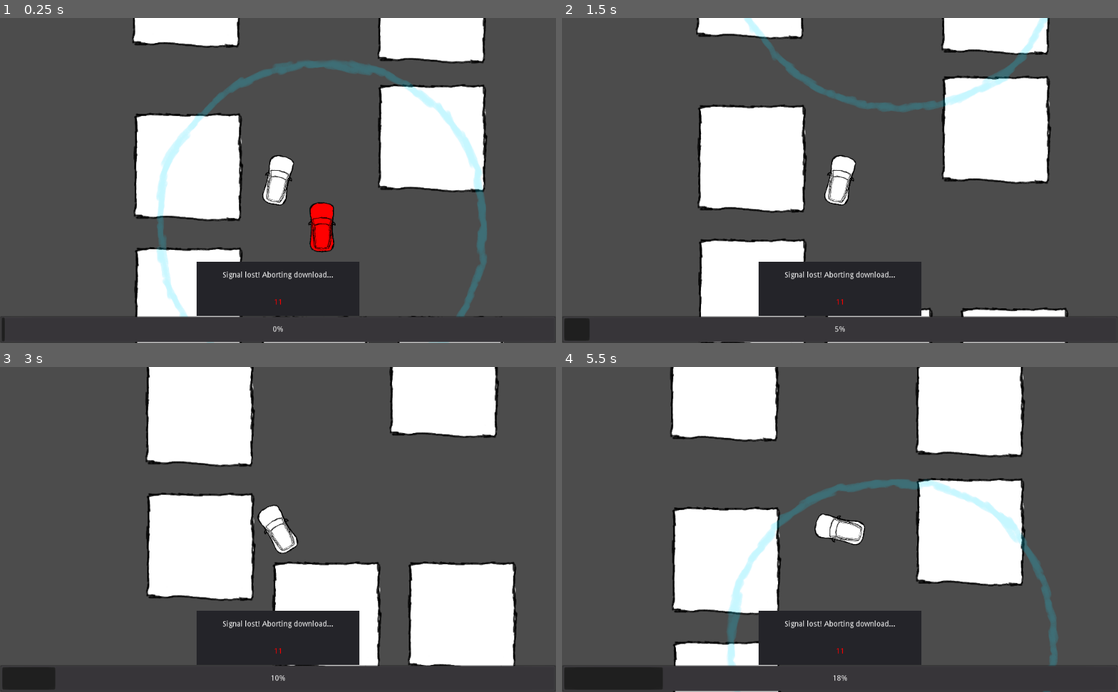
Above: before the commit, frames 1-4 (two rows, left to right).
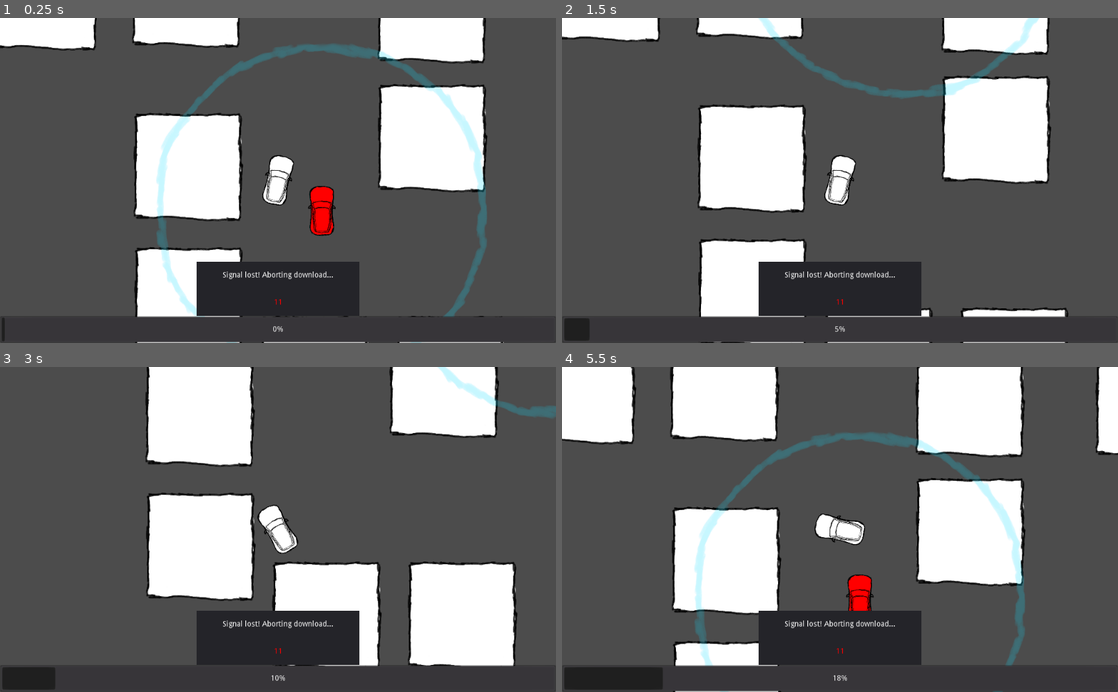
Above: after the commit, the same moments.

Repository: MilanVasko/ludum-dare-49
Game: Godot game, scene res://main.tscn
The game is run twice, just before and just after one commit, with the same random seed, the same clock (stepped at 60 frames per second) and the same inputs.
Inputs:
- Up to frame 1 (0.25 s): no input
- Up to frame 2 (1.5 s): hold D (steer_right) 0.53-1.28 s; hold S (brake) from 1.28 s (still down)
- Up to frame 3 (3 s): release S (brake) at 2.03 s; hold D (steer_right) 2.03-2.78 s; hold W (accelerate) from 2.78 s (still down)
- Up to frame 4 (5.5 s): release W (accelerate) at 3.53 s; hold A (steer_left) 3.53-5.03 s; hold S (brake) from 5.03 s (still down)

The runs differ from the first frame. In frame 1, 6.7% of the frame differs, in the area x 0-88%, y 0-100%; in frame 2, 3.9%; in frame 3, 0.5%; in frame 4, 9.2%, in the area x 0-100%, y 0-100%.

Commit message:
Add basic traffic

Diff:
--- a/main.tscn
+++ b/main.tscn
@@ -1,14 +1,20 @@
-[gd_scene load_steps=7 format=2]
+[gd_scene load_steps=9 format=2]
 
 [ext_resource path="res://player/player.tscn" type="PackedScene" id=1]
 [ext_resource path="res://building/building.tscn" type="PackedScene" id=2]
 [ext_resource path="res://target/target.tscn" type="PackedScene" id=3]
 [ext_resource path="res://target/path.gd" type="Script" id=4]
 [ext_resource path="res://ingame_gui/ingame_gui.tscn" type="PackedScene" id=5]
+[ext_resource path="res://traffic/path.gd" type="Script" id=6]
+
+[sub_resource type="Curve2D" id=2]
+_data = {
+"points": PoolVector2Array( 0, 0, 0, 0, -3806.7, -2280.73, 0, 0, 0, 0, 3736.63, -2026.75, 0, 0, 0, 0, 3800.13, 3014.84, 0, 0, 0, 0, -3400.33, 2722.76, 0, 0, 0, 0, -3806.7, -2280.73 )
+}
 
 [sub_resource type="Curve2D" id=1]
 _data = {
-"points": PoolVector2Array( 0, 0, 0, 0, 2484.82, -2462.62, 0, 0, 0, 0, 2125.23, -993.602, 0, 0, 0, 0, 2448.87, 738.44, 0, 0, 0, 0, 141.472, 726.454, 0, 0, 0, 0, 135.479, -1143.43, 0, 0, 0, 0, 309.283, -2497.9, 0, 0, 0, 0, 2484.82, -2462.62 )
+"points": PoolVector2Array( 0, 0, 0, 0, 2086.58, -2378.09, 0, 0, 0, 0, 2328.75, -723.209, 0, 0, 0, 0, 2448.87, 738.44, 0, 0, 0, 0, 141.472, 726.454, 0, 0, 0, 0, 135.479, -1143.43, 0, 0, 0, 0, 309.283, -2497.9, 0, 0, 0, 0, 2086.58, -2378.09 )
 }
 
 [node name="Main" type="Node2D"]
@@ -22,6 +28,24 @@
 
 [node name="Building2" parent="." instance=ExtResource( 2 )]
 position = Vector2( -1175.33, -1479.86 )
+
+[node name="Building8" parent="." instance=ExtResource( 2 )]
+position = Vector2( -2496.05, -1454.46 )
+
+[node name="Building9" parent="." instance=ExtResource( 2 )]
+position = Vector2( -2477, -3657.77 )
+
+[node name="Building10" parent="." instance=ExtResource( 2 )]
+position = Vector2( -1099.13, -3632.38 )
+
+[node name="Building11" parent="." instance=ExtResource( 2 )]
+position = Vector2( 1135.93, -3632.38 )
+
+[node name="Building12" parent="." instance=ExtResource( 2 )]
+position = Vector2( 2697.93, -3626.03 )
+
+[node name="Building13" parent="." instance=ExtResource( 2 )]
+position = Vector2( 2742.38, -1333.82 )
 
 [node name="Building3" parent="." instance=ExtResource( 2 )]
 position = Vector2( 1084.95, -1334.6 )
@@ -39,17 +63,23 @@
 position = Vector2( -1153.46, 1359.12 )
 
 [node name="Path2D" type="Path2D" parent="."]
+curve = SubResource( 2 )
+script = ExtResource( 6 )
+min_spawn_distance = 500
+max_spawn_distance = 5000
+
+[node name="TargetPath" type="Path2D" parent="."]
 position = Vector2( -64.0725, 160.181 )
 curve = SubResource( 1 )
 script = ExtResource( 4 )
 
-[node name="PathFollow2D" type="PathFollow2D" parent="Path2D"]
-position = Vector2( 415.835, 727.879 )
-rotation = -3.1364
+[node name="PathFollow2D" type="PathFollow2D" parent="TargetPath"]
+position = Vector2( 259.535, 727.067 )
+rotation = -1.87194
 offset = 5313.95
-lookahead = 100.0
+lookahead = 500.0
 
-[node name="Target" parent="Path2D/PathFollow2D" instance=ExtResource( 3 )]
+[node name="Target" parent="TargetPath/PathFollow2D" instance=ExtResource( 3 )]
 rotation = 1.5708
 
 [node name="CanvasLayer" type="CanvasLayer" parent="."]
--- /dev/null
+++ b/traffic/car.tscn
@@ -0,0 +1,16 @@
+[gd_scene load_steps=3 format=2]
+
+[ext_resource path="res://traffic/car.png" type="Texture" id=1]
+
+[sub_resource type="CapsuleShape2D" id=1]
+radius = 120.803
+height = 246.417
+
+[node name="Car" type="KinematicBody2D"]
+
+[node name="Sprite" type="Sprite" parent="."]
+position = Vector2( 0, -26.9391 )
+texture = ExtResource( 1 )
+
+[node name="CollisionShape2D" type="CollisionShape2D" parent="."]
+shape = SubResource( 1 )
--- /dev/null
+++ b/traffic/path.gd
@@ -0,0 +1,17 @@
+extends Path2D
+
+export(int) var min_spawn_distance
+export(int) var max_spawn_distance
+
+var path_follow_scene := preload("res://traffic/path_follow.tscn")
+
+func _ready() -> void:
+	randomize()
+
+	var current_offset := rand_range(min_spawn_distance, max_spawn_distance)
+	var curve_length := curve.get_baked_length()
+	while current_offset < curve_length:
+		var path_follow: PathFollow2D = path_follow_scene.instance()
+		add_child(path_follow)
+		path_follow.offset = current_offset
+		current_offset += rand_range(min_spawn_distance, max_spawn_distance)
--- /dev/null
+++ b/traffic/path_follow.gd
@@ -0,0 +1,6 @@
+extends PathFollow2D
+
+var speed := 1000.0
+
+func _physics_process(delta: float) -> void:
+	offset += speed * delta
--- /dev/null
+++ b/traffic/path_follow.tscn
@@ -0,0 +1,10 @@
+[gd_scene load_steps=3 format=2]
+
+[ext_resource path="res://traffic/car.tscn" type="PackedScene" id=1]
+[ext_resource path="res://traffic/path_follow.gd" type="Script" id=2]
+
+[node name="PathFollow2D" type="PathFollow2D"]
+script = ExtResource( 2 )
+
+[node name="Car" parent="." instance=ExtResource( 1 )]
+rotation = 1.5708
Binary file added: traffic/car.png
Not shown, added: traffic/car.png.import
